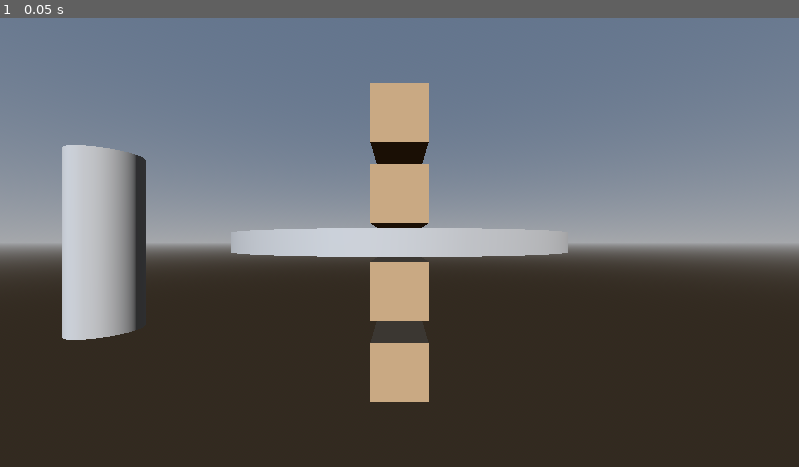
Above: before the commit, frame 1.
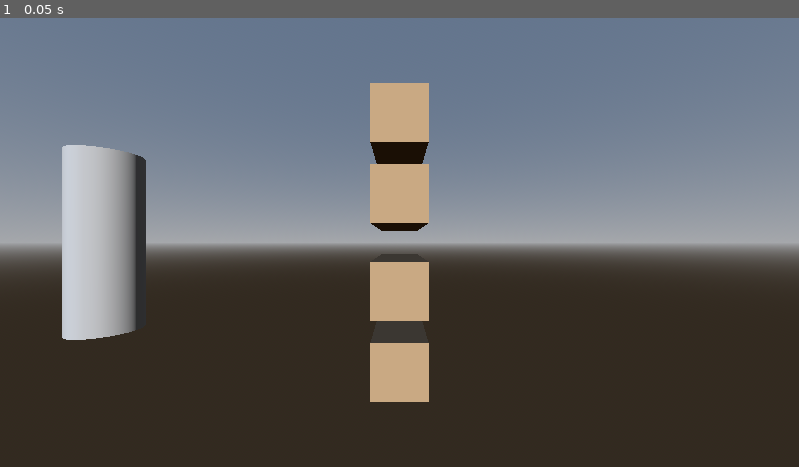
Above: after the commit, the same moment.

Repository: miloszmn7/rwr
Game: Godot game, scene res://main.tscn
The game is run twice, just before and just after one commit, with the same random seed, the same clock (stepped at 60 frames per second) and the same inputs.
Inputs:
- Up to frame 1 (0.05 s): no input

The runs differ from the first frame. In frame 1, 2.4% of the frame differs, in the area x 28-72%, y 46-54%.

Commit message:
Sceneria i rece, teleportacja

Diff:
--- a/project_files/teleport.gd
+++ b/project_files/teleport.gd
@@ -1,30 +1,71 @@
 extends XRController3D
 
+# Referencje do węzłów (upewnij się, że nazwy w drzewie są identyczne: TeleportRay, TeleportMarker)
 @onready var ray: RayCast3D = $TeleportRay
 @onready var marker: MeshInstance3D = $TeleportMarker
+
 var xr_origin: XROrigin3D
 var xr_camera: XRCamera3D
+var is_aiming := false  # Flaga: czy aktualnie celujemy?
+
+# Ustawienie czułości gałki
+const DEADZONE = 0.2
 
 func _ready() -> void:
+	# Pobieramy XROrigin (rodzica kontrolera) i Kamerę
 	xr_origin = get_parent() as XROrigin3D
 	xr_camera = xr_origin.get_node("XRCamera3D") as XRCamera3D
+
+	# Na starcie ukrywamy znacznik i wyłączamy laser (oszczędność wydajności)
 	marker.visible = false
+	ray.enabled = false
 
 func _process(_delta: float) -> void:
-	if ray.is_colliding():
-		marker.global_transform.origin = ray.get_collision_point()
-		marker.visible = true
-	else:
+	# Pobieramy wychylenie gałki
+	var input_vector = get_vector2("thumbstick")
+
+	# --- 1. STAN CELOWANIA (Gdy wychylasz gałkę) ---
+	if input_vector.length() > DEADZONE:
+		if not is_aiming:
+			print("Start celowania")
+			is_aiming = true
+			ray.enabled = true # Włączamy fizykę lasera
+
+		# Aktualizacja pozycji znacznika
+		if ray.is_colliding():
+			marker.visible = true
+			marker.global_transform.origin = ray.get_collision_point()
+		else:
+			marker.visible = false
+
+	# --- 2. MOMENT PUSZCZENIA GAŁKI (Próba teleportacji) ---
+	elif is_aiming:
+		print("Puszczono gałkę - sprawdzam czy można skoczyć...")
+		is_aiming = false
 		marker.visible = false
 
+		# NAJWAŻNIEJSZA ZMIANA: Sprawdzamy kolizję ZANIM wyłączymy laser
+		if ray.is_colliding():
+			print("Cel widoczny -> SKOK!")
+			teleport_now()
+		else:
+			print("Brak celu -> Anulowanie skoku.")
+
+		# Dopiero teraz wyłączamy laser
+		ray.enabled = false
+
 func teleport_now() -> void:
-	if not ray.is_colliding():
-		return
-	var target: Vector3 = ray.get_collision_point()
-
+	var target = ray.get_collision_point()
 	var origin_tf := xr_origin.global_transform
 	var cam_tf := xr_camera.global_transform
+
+	# Obliczamy przesunięcie gracza względem środka (XROrigin)
 	var cam_offset := cam_tf.origin - origin_tf.origin
+
+	# Stabilizacja wysokości (resetujemy Y, żeby nie zapadać się w podłogę)
 	cam_offset.y = 0.0
+
+	# Przesuwamy cały świat gracza w nowe miejsce
 	origin_tf.origin = Vector3(target.x - cam_offset.x, target.y, target.z - cam_offset.z)
+
 	xr_origin.global_transform = origin_tf
Not shown, changed: docs/index.html
Not shown, changed: docs/index.pck
